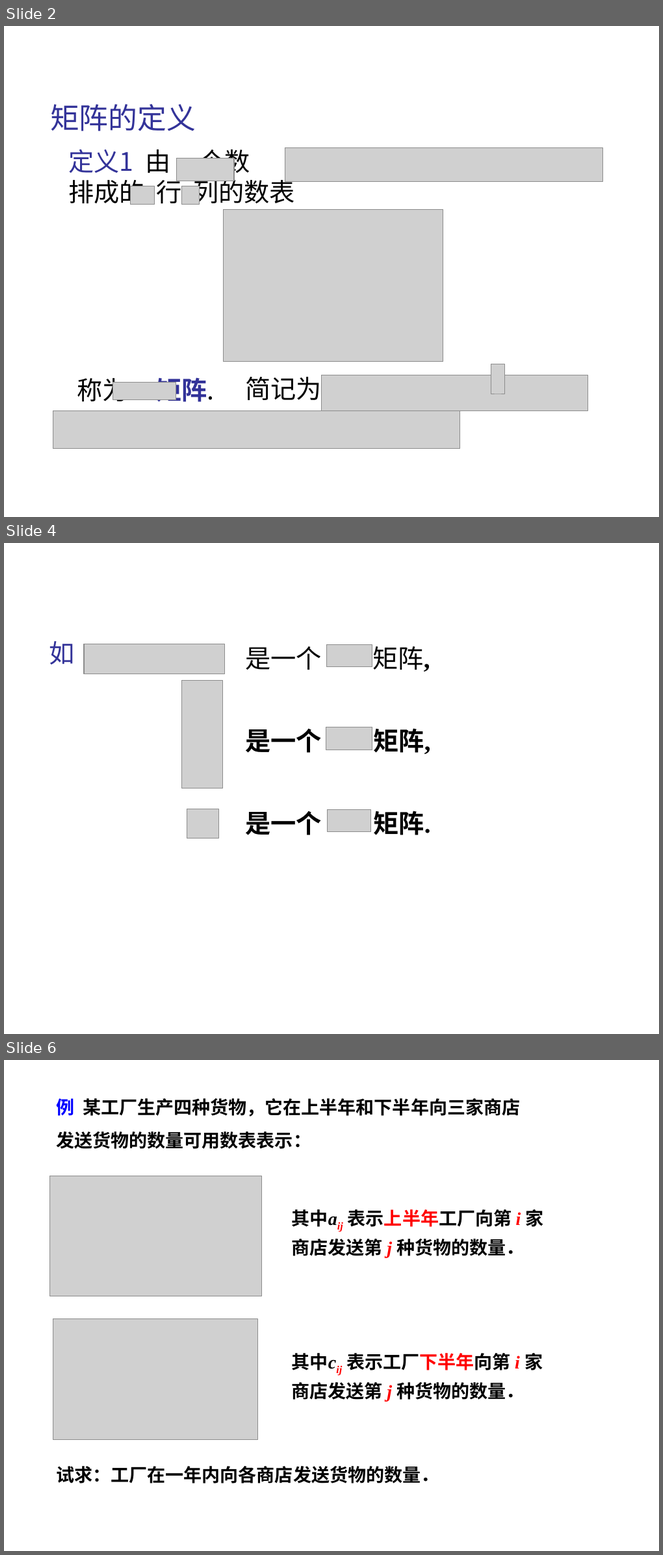
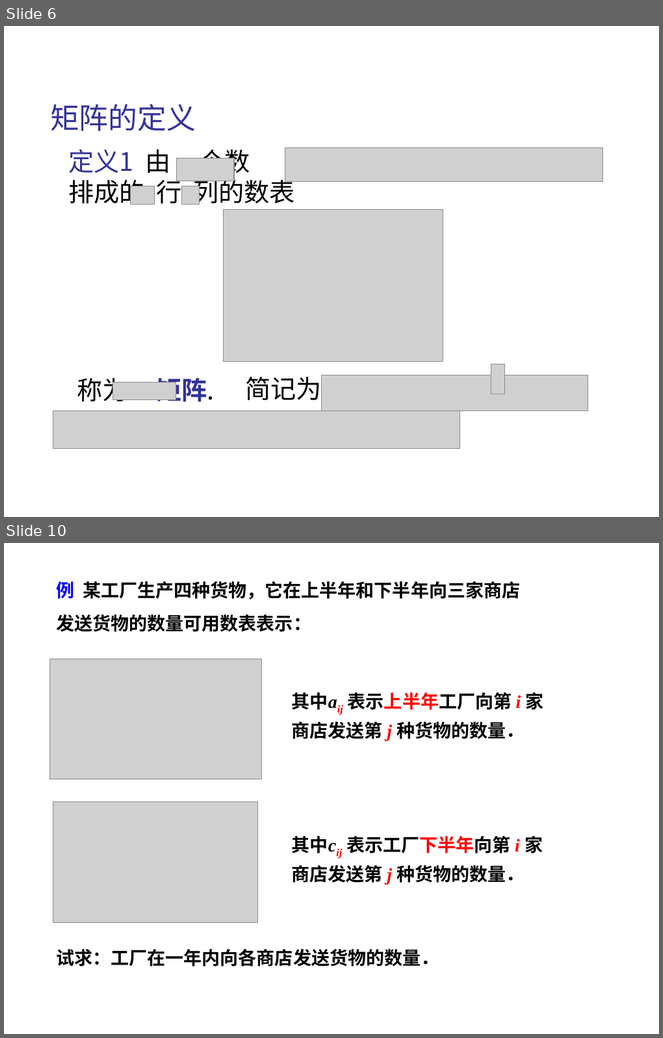
Before and after one commit to zhangbiaomath/zhangbiaomath.github.io, a slide deck: teaching/gaodai/ch4/高等代数第4章-矩阵.ppt. Shown one above the other, each under a label of ours: slides 2, 4 and 6 before the commit, slides 6 and 10 after it; the slides between them are not shown. The pictures are 663x1555 and 663x1038 pixels, drawn with LibreOffice and Linux fonts; fonts in the diff are those of the drawing; grey boxes stand for pictures. Boxes give left, top, right and bottom in pixels: in the first picture for what was removed or moved away, otherwise in the second. Text is boxed around its words. In the diff, an @@ line names an element or a change of style, - is before the commit and + after.

```diff
--- a/teaching/gaodai/ch4/高等代数第4章-矩阵.ppt
+++ b/teaching/gaodai/ch4/高等代数第4章-矩阵.ppt
@@ slide 4 removed at (4, 543, 659, 1034), background #FFFFFF @@
@@ text removed at (50, 641, 75, 665) @@
-如
@@ picture removed at (84, 644, 225, 675) @@
@@ text removed at (245, 646, 430, 672) @@
-是一个 矩阵,
@@ picture removed at (326, 645, 371, 667) @@
@@ picture removed at (182, 681, 224, 789) @@
@@ text removed at (245, 728, 431, 754) @@
-是一个 矩阵,
@@ picture removed at (326, 727, 373, 750) @@
@@ picture removed at (187, 809, 220, 838) @@
@@ text removed at (245, 811, 431, 835) @@
-是一个 矩阵.
@@ picture removed at (328, 810, 371, 832) @@
@@ what was slide 2 is now slide 6 @@
@@ what was slide 6 is now slide 10 @@
```
Also in this commit, not shown: 3 slides changed, 6 slides added, 1 other slide removed, 1 other file.
